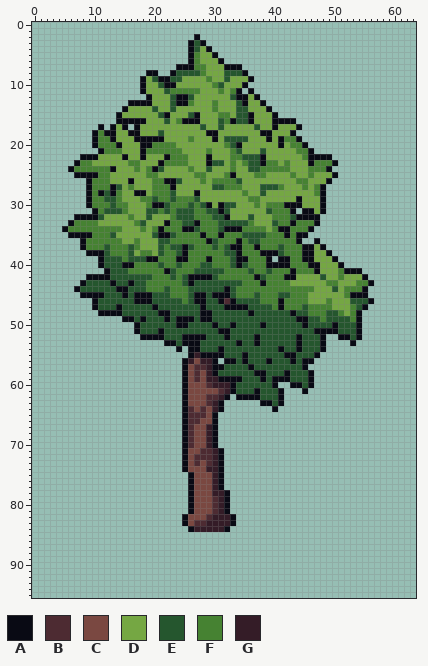
Pixel-art file: Assets/tree2.aseprite. Above is the file before it was changed.
64x96 pixels, 1 frame. The old version is drawn lined up with the new one.
Visible layers, top first: "Layer 1", "trunk".
Palette (. is transparent): A #090a14  B #4d2b32  C #7a4841  D #75a743  E #25562e  F #468232  G #341c27
Pixels before (only the part around the change), first column x 7:
26 ..AFFFDDDADDDFFAAEDDDFDFFFFEDDDDDDDDDFFDDDA....
27 ..AFFFAEDFDDDFFFADDDDDDEEFFFDDDEEEFDDDFDFA.....
28 ..AFAEAFDDAADFFFEDDDADDDDDDDFDDEDDDDDDDDFA.....
29 ..AFFEEFDDDFFEFFEFFFEDDDDDDDDFFDDDDDDADDDA.....
30 ..AFFFEFFDDDFAAEFFFEFEADAEEDDDFDFFFAAADDDA.....
31 ...AFEEEFDDDEEFEFEEEFFEEAEDDDDDDEFFFA.AADA.....
32 AAAAEDDDDFDDEDDDFEEEFFFEEADDDEDDDFFFEAAAA......
33 FFFFDDDDDDFEDDDAFFEEAFFFEEEEEFDDDEFFAFFFA......
34 FFFFFFFFDDDFDFAFFFAAEFFFEAAAFFFFDFAAFFFA.......
35 AAAFFFEDDDDDDEAAEFFFFAFFAFFFEEEEFFFAFAA........
36 .AFFFFFFDDFDDDEEFFFFFFAEFFFAFEEFFFFFFA..A......
37 .AFFFEFFFEFDDDEFEEAEFFFEFEAAFFAFFFEFFFAADA.....
38 ..AAAEFFFEDFFDEFFEAFFFFFFEEAFFFAAAEFFFAADDA....
39 ....AEEEFEEEAAFFFAAFFFAFFFEAAFFFA.AAFFAADDDA...
40 ....AEEEAAFFFFEFFEFFFEEFFFEAEFFFAAAAFFFAADDDA..
41 .....AEEEFFFFFFAEFFFEEEEEFFFFEFFEFFFAFFFADDDFAA
42 ..AAAAEEEEEEEFFFEFEAAAAEFFFFFFAEFFFAADDDDEDDFDD
43 .AEEEEAEEAEEFFFFFFEAEEEEEEEEFFFAFFFFDDDDDDFFDDD
44 AEEEEEEAAEEEFFFEFFFEEEEEEAEFFFFFFFFFFFFFDDDEDFF
45 .AAAAEEEAEAAAEEEFFFEAAEAAAEFFFEFFFEEFFFDDDDDDFA
46 ...AEEEEEEAAAEEEEEFEAAEEABAEEEEFFFAFFFFDDDFDDDE
47 ...AEEEAEEEEEAEEEEEEEAEEEAAAAEEEEFAFFFEFFFFDDDF
48 ....AAAAEEEEEEAAEEEEEAAEEEEEEAEEEEEEAEEFFFEEFDF
49 ........AAEAEEEAEAAAEAAEEEEEEEEEEEEEEAAEEFEEEEF
50 ..........AEEEEEEAAEEEEAEEAEEEEAEEEEEEAEEEEAEEE
51 ..........AEEEAEEEEEEEEEAAEEEEEEEEEEEEEEAAAAEEE
52 ...........AAAAEEEAAAAEEEAEEEEAEEEEEEAEEEA..AAE
53 ...............AAEAAAEEEEEEAEEAEEEEEEAEEEA....A
54 .................A.AAEEEAEEEEEEEEEAEEAEEEA.....
55 ...................AGAAAAEEEAEEEEEEAAEEEA......
56 ..................AGCGGA.AAEAEEEAEEEAEAA.......
57 ..................ACBBGAAEEEEAEEEEEEEEA........
58 ..................ACBCGAEEEEEEAAEEEAEEEA.......
59 ..................ACBCGGAAAAEEEAEAAAEEEA.......
60 ..................ACCCBGGGAEEEEEEA..AAEA.......
61 ..................ACCCCCBGAEEEAEEEA...A........
62 ..................ACCCBBGA.AAAAEEEA............
63 ..................ACCCBGA......AAEA............
64 ..................ABCBCGA........A.............
65 ..................ABBBCA.......................
66 ..................ABBCCA.......................
67 ..................ABCCGA.......................
68 ..................ABCCGA.......................
69 ..................ABCCGA.......................
70 ..................ABCCGA.......................
71 ..................ACCBBGA......................
72 ..................ACBBBGA......................
73 ..................ACBCBGA......................
74 ..................ACCCGGA......................
75 ...................ACCCGA......................
76 ...................ACCCGA......................
77 ...................ACCCGA......................
78 ...................ACCCGGA.....................
79 ...................ACCCBGA.....................
80 ...................ACCCBGA.....................
81 ...................ACCCBGA.....................
82 ..................ACCCBGGGA....................
83 ..................ACBBGGGGA....................
84 ...................AGGGGGA.....................
85 ...............................................
86 ...............................................
87 ...............................................
88 ...............................................
89 ...............................................
90 ...............................................
91 ...............................................
92 ...............................................
93 ...............................................
94 ...............................................
95 ...............................................
The same view after the edit:
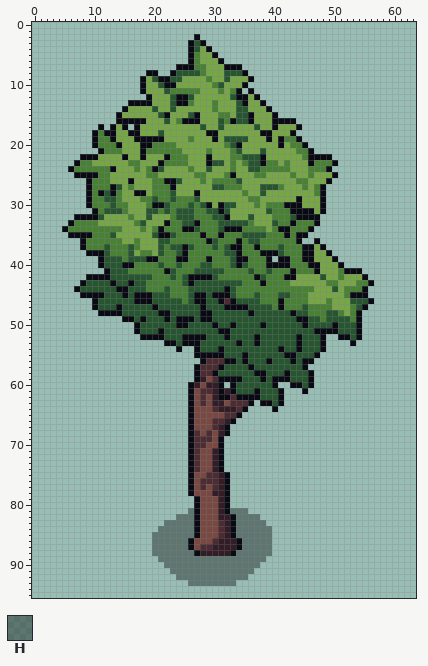
Colours new in this view: H #00000060
Changes in this commit:
whole drawing moved by -2,-11 (the old picture is shown already moved)
y 31: x 44 . -> A
y 54: x 26 A -> .
y 55: x 26..27 AG -> .A
y 56: x 25..31 AGCGGA. -> ...ABBB
y 57: x 25..27 ACB -> ..A; x 29..30 GA -> BB
y 58: x 25..29 ACBCG -> ..ABB
y 59: x 25..30 ACBCGG -> ..AGCB
y 60: x 25..27 ACC -> .AG; x 29 B -> G; x 31..32 GG -> A.
y 61: x 25..26 AC -> .A; x 28..31 CCCB -> BBGA
y 62: x 25..26 AC -> .A; x 28..31 CBBG -> BCGA; x 33 . -> B
y 63: x 25..26 AC -> .A; x 28..29 CB -> BC; x 31..36 A..... -> GCBBBA
y 64: x 25..26 AB -> .A; x 28 B -> C; x 30..35 GA.... -> BGGGBA
y 65: x 25..28 ABBB -> .ACC; x 30..34 A.... -> CCBBA
y 66: x 25..27 ABB -> .AC; x 30..33 A... -> BBGA
y 67: x 25..26 AB -> .A; x 29..32 GA.. -> CBGA
y 68: x 25..27 ABC -> .AB; x 29..32 GA.. -> BCGA
y 69: x 25..31 ABCCGA. -> .ABBBCA
y 70: x 25..31 ABCCGA. -> .ABBCCA
y 71: x 25..29 ACCBB -> .ABCC
y 72: x 25..26 AC -> .A; x 28..29 BB -> CC
y 73: x 25..26 AC -> .A; x 29 B -> C
y 74: x 25..27 ACC -> .AB; x 29 G -> C
y 75: x 29..32 CGA. -> BBGA
y 76: x 28..32 CCGA. -> BBBGA
y 77: x 28 C -> B; x 30..32 GA. -> BGA
y 79..80: x 26..27 AC -> .A; x 30 B -> C
y 81: x 26..27 AC -> HA; x 30 B -> C; x 33..35 ... -> HHH
y 82: x 24..27 .ACC -> HHHA; x 29..30 BG -> CC; x 34..37 .... -> HHHH
y 83: x 22..31 ...ACBBGGG -> HHHHHACCCB; x 34..38 ..... -> HHHHH
y 84: x 21..39 .....AGGGGGA....... -> HHHHHHACCCBGAHHHHHH
y 85: x 20..39 .................... -> HHHHHHHACCCBGAHHHHHH
y 86: x 20..39 .................... -> HHHHHHACCCBGGGAHHHHH
y 87: x 20..39 .................... -> HHHHHHACBBGGGGAHHHHH
y 88: x 20..39 .................... -> HHHHHHHAGGGGGAHHHHHH
y 89: x 21..38 .................. -> HHHHHHHHHHHHHHHHHH
y 90: x 22..37 ................ -> HHHHHHHHHHHHHHHH
y 91: x 23..36 .............. -> HHHHHHHHHHHHHH
y 92: x 24..35 ............ -> HHHHHHHHHHHH
y 93: x 26..33 ........ -> HHHHHHHH
Pixel boxes of the changes (left, top, right, bottom) in both pictures:
added: (296, 208, 302, 214)
changed: (152, 346, 272, 586)
